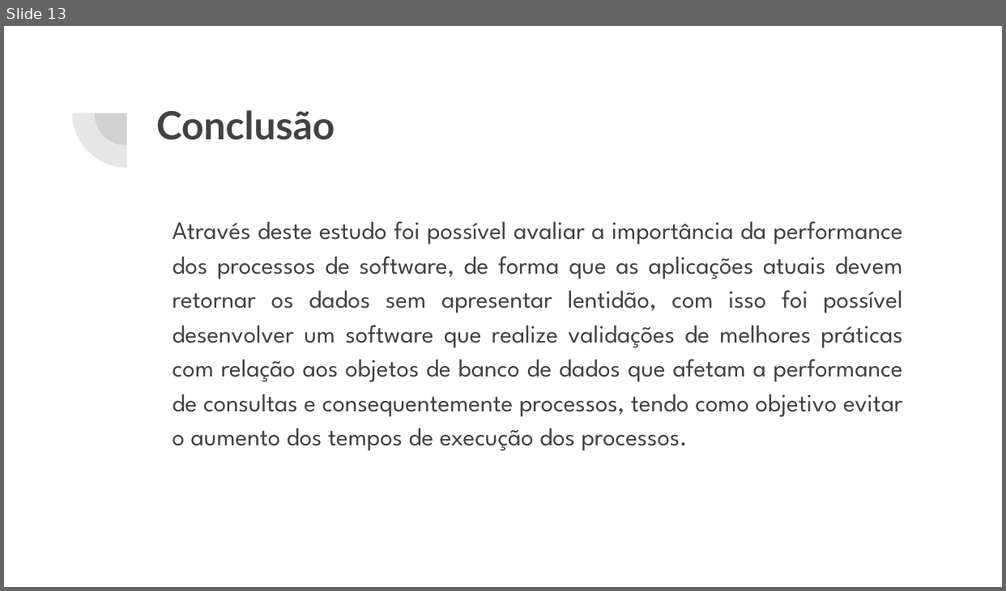
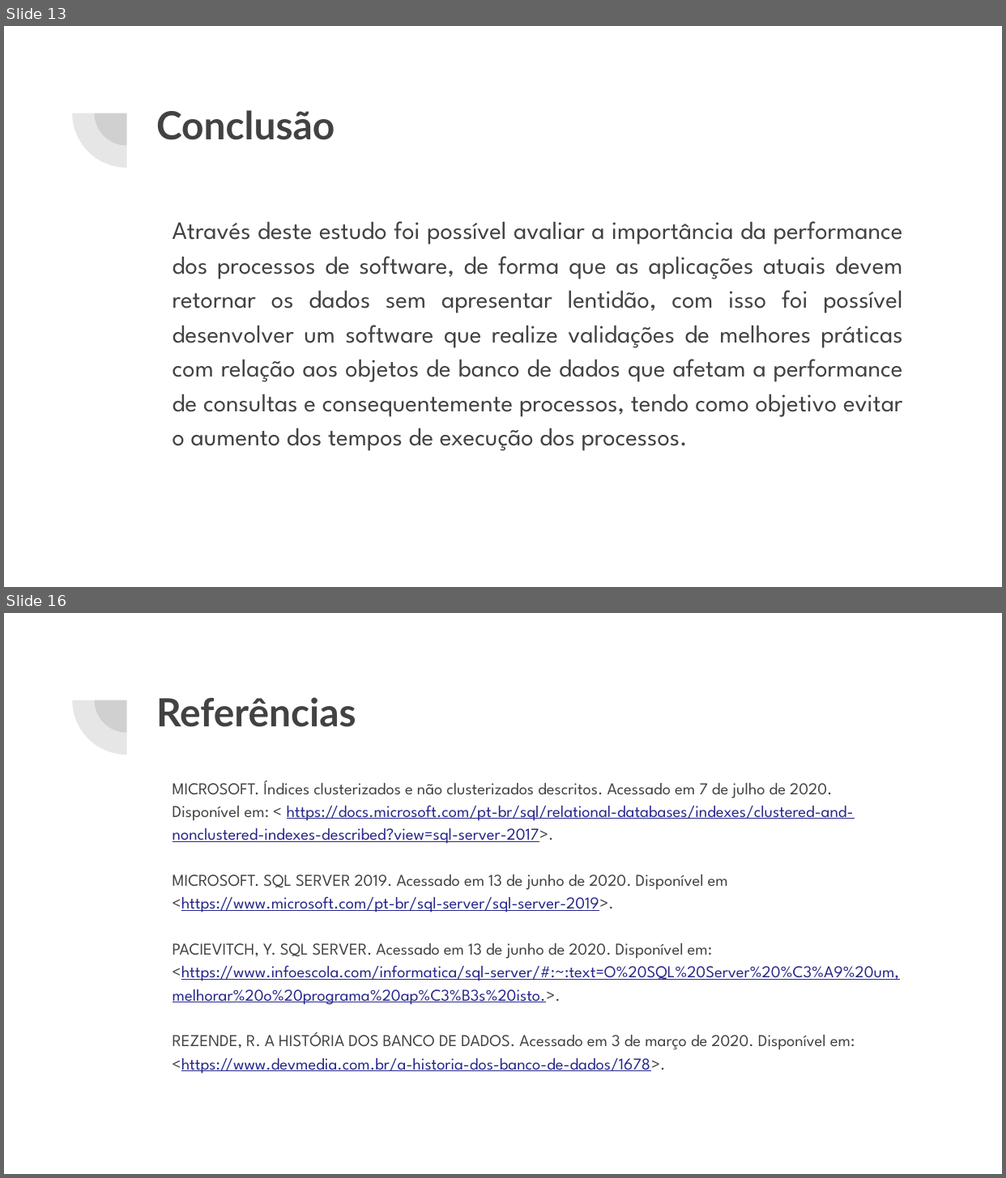
Before and after one commit to adrianhideki/sindex, a slide deck: docs/Apresentação TCC.pptx. Shown one above the other, each under a label of ours: slide 13 before the commit, slides 13 and 16 after it; the slides between them are not shown. The pictures are 1006x591 and 1006x1178 pixels, drawn with LibreOffice and Linux fonts; fonts in the diff are those of the drawing. Boxes give left, top, right and bottom in pixels: in the first picture for what was removed or moved away, otherwise in the second. Text is boxed around its words. In the diff, an @@ line names an element or a change of style, - is before the commit and + after.

Commit message:
Adicionando referências

```diff
--- a/docs/Apresentação TCC.pptx
+++ b/docs/Apresentação TCC.pptx
@@ slide 16 added at bbox=[4, 613, 1002, 1174], background #FFFFFF; not listed: 2 template elements that a slide beside it also shows @@
@@ title added at bbox=[156, 697, 356, 727], 28 pt, text #424242, bold @@
+Referências
@@ text added at bbox=[172, 781, 899, 1074], 12 pt, text #27278B, underline @@
+MICROSOFT. Índices clusterizados e não clusterizados descritos. Acessado em 7 de julho de 2020. Disponível em: < https://docs.microsoft.com/pt-br/sql/relational-databases/indexes/clustered-and-nonclustered-indexes-described?view=sql-server-2017>.
+MICROSOFT. SQL SERVER 2019. Acessado em 13 de junho de 2020. Disponível em <https://www.microsoft.com/pt-br/sql-server/sql-server-2019>.
+PACIEVITCH, Y. SQL SERVER. Acessado em 13 de junho de 2020. Disponível em: <https://www.infoescola.com/informatica/sql-server/#:~:text=O%20SQL%20Server%20%C3%A9%20um,melhorar%20o%20programa%20ap%C3%B3s%20isto.>.
+REZENDE, R. A HISTÓRIA DOS BANCO DE DADOS. Acessado em 3 de março de 2020. Disponível em: <https://www.devmedia.com.br/a-historia-dos-banco-de-dados/1678>.
```
Also in this commit, not shown: 3 other slides added.
